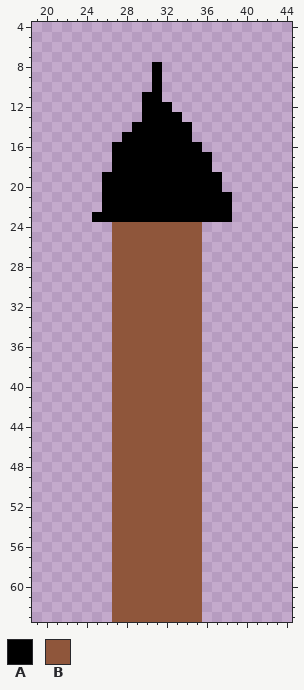
Pixel-art sprite, stored at graphics/dart.png. The first picture shows the starting point.
The file is 64x64 pixels. Shown: x 19..44, y 4..63.
Palette (. is transparent): A #000000  B #8f563b
Pixels before, first column x 25:
 8 ......A.......
 9 ......A.......
10 ......A.......
11 .....AA.......
12 .....AAA......
13 .....AAAA.....
14 ....AAAAAA....
15 ...AAAAAAA....
16 ..AAAAAAAAA...
17 ..AAAAAAAAAA..
18 ..AAAAAAAAAA..
19 .AAAAAAAAAAAA.
20 .AAAAAAAAAAAA.
21 .AAAAAAAAAAAAA
22 .AAAAAAAAAAAAA
23 AAAAAAAAAAAAAA
24 ..BBBBBBBBB...
25 ..BBBBBBBBB...
26 ..BBBBBBBBB...
27 ..BBBBBBBBB...
28 ..BBBBBBBBB...
29 ..BBBBBBBBB...
30 ..BBBBBBBBB...
31 ..BBBBBBBBB...
32 ..BBBBBBBBB...
33 ..BBBBBBBBB...
34 ..BBBBBBBBB...
35 ..BBBBBBBBB...
36 ..BBBBBBBBB...
37 ..BBBBBBBBB...
38 ..BBBBBBBBB...
39 ..BBBBBBBBB...
40 ..BBBBBBBBB...
41 ..BBBBBBBBB...
42 ..BBBBBBBBB...
43 ..BBBBBBBBB...
44 ..BBBBBBBBB...
45 ..BBBBBBBBB...
46 ..BBBBBBBBB...
47 ..BBBBBBBBB...
48 ..BBBBBBBBB...
49 ..BBBBBBBBB...
50 ..BBBBBBBBB...
51 ..BBBBBBBBB...
52 ..BBBBBBBBB...
53 ..BBBBBBBBB...
54 ..BBBBBBBBB...
55 ..BBBBBBBBB...
56 ..BBBBBBBBB...
57 ..BBBBBBBBB...
58 ..BBBBBBBBB...
59 ..BBBBBBBBB...
60 ..BBBBBBBBB...
61 ..BBBBBBBBB...
62 ..BBBBBBBBB...
63 ..BBBBBBBBB...
Once edited:
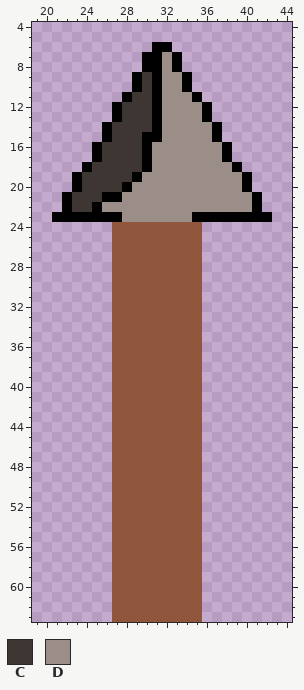
Colours new in this view: C #3e3633  D #9b8e89
Edits made:
y 6: x 31..32 .. -> AA
y 7: x 30..33 .... -> AADA
y 8: x 30 . -> A; x 32..33 .. -> DA
y 9..10: x 29..30 .. -> AC; x 32..34 ... -> DDA
y 11: x 28..30 ..A -> ACC; x 32..35 .... -> DDDA
y 12: x 27..30 ...A -> ACCC; x 32..36 A.... -> DDDDA
y 13: x 27..30 ...A -> ACCC; x 32..36 AA... -> DDDDA
y 14: x 26..30 ...AA -> ACCCC; x 32..37 AAA... -> DDDDDA
y 15: x 26..29 ..AA -> ACCC; x 32..37 AAA... -> DDDDDA
y 16: x 25..29 ..AAA -> ACCCC; x 31..38 AAAAA... -> DDDDDDDA
y 17: x 25..29 ..AAA -> ACCCC; x 31..38 AAAAAA.. -> DDDDDDDA
y 18: x 24..29 ...AAA -> ACCCCC; x 31..39 AAAAAA... -> DDDDDDDDA
y 19: x 23..28 ...AAA -> ACCCCC; x 30..40 AAAAAAAA... -> DDDDDDDDDDA
y 20: x 23..27 ...AA -> ACCCC; x 29..40 AAAAAAAAA... -> DDDDDDDDDDDA
y 21: x 22..25 .... -> ACCC; x 28..41 AAAAAAAAAAA... -> DDDDDDDDDDDDDA
y 22: x 22..41 ....AAAAAAAAAAAAA... -> ACCADDDDDDDDDDDDDDDA
y 23: x 21..24 .... -> AAAA; x 28..34 AAAAAAA -> DDDDDDD; x 39..42 .... -> AAAA
Changed places in both pictures, as pixel boxes (x1, y1, x2, y2):
changed: (52, 42, 272, 222)
